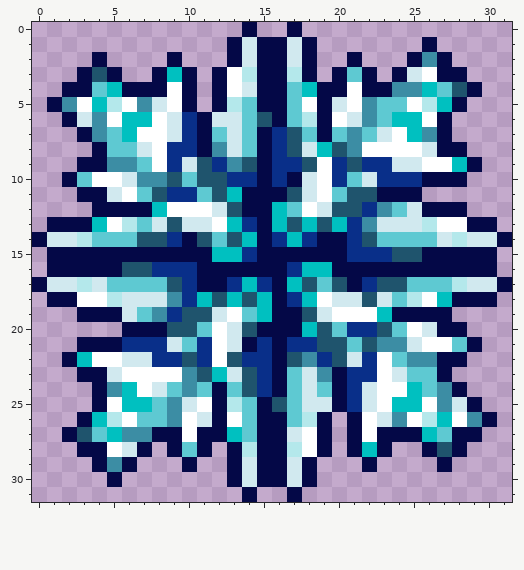
Pixel-art sprite: crawl-ref/source/rltiles/effect/iceblast0.png. The picture above is the old version.
The file is 32x32 pixels.
After the commit:
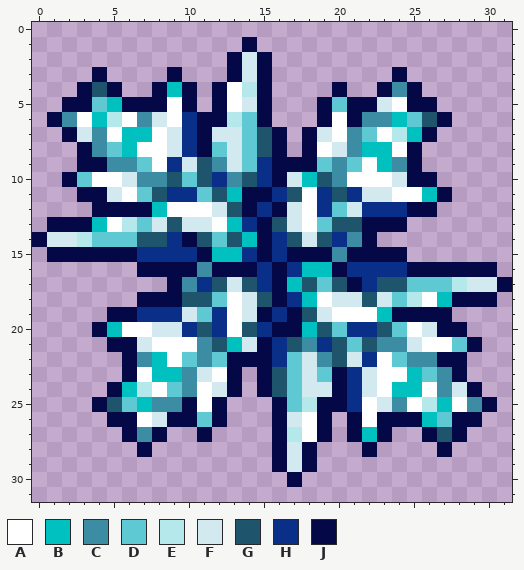
Palette (. is transparent): A #ffffff  B #00c0c0  C #3c8da4  D #5ec9d2  E #b4e8eb  F #d1e9ef  G #1f546d  H #092f89  J #040847
Change:
@@ x 0..31 @@
- 0 ..............J..J..............
- 1 .............JFJJFJ.......J.....
- 2 ....J....J...JFJJFJ..J...JCJ....
- 3 ...JGJ..JBJ.JAEJJEJ.JDJ.JFAJJ...
- 4 ..JJDBJJJAJ.JAFJJDBJJAJJCCBDGJ..
- 5 .JCABEACFAJ.JEDJJDAJFACDDAEBJ...
- 6 ..JFCABBAFHJFFDGJDEJAFCDBBAJ....
- 7 ...JCDBAAFHJDFDJHGDJDCDFABCJ....
- 8 ....JDDFAHHJCFDJHGFBGCAAAAFJJ...
- 9 ...JJCCDAHFGHCGJHHGAHGHHFFAABJ..
-10 ..JDAAFCCGDGGHHJHJFAHDFHHHJJJ...
-11 ...JJFADGHHDGBJJJGFADGGJJJ......
-12 ....JJJJBAAAFGJJBDAFGGHCDFJJJ...
-13 .JJJBAEDFGFFABHJBGBGBHCFFFEAAJJ.
-14 JFFEDDDGGHJGDGBJHBHJJHGDDDDFEFFJ
-15 .JJJJJJJJJJJBBHJJJJJJHHHGGJJJJJ.
-16 .JJJJJGGHHHJJJJJJHBBJJJJJJJJJJJ.
-17 JFFEFDDDDGHJJHBHJBGDGJHGGDDDEFFJ
-18 .JJAAEFFFCHBGBGBJHBAFFGFDEABJJJ.
-19 ...JJJFDCHGGFADBJJGFAAABJJJJ....
-20 ......JJJGGDAFGJJJBGDHHGDAFJJ...
-21 ...JJJHHHFDHAFJHJHHGGDGCCFAADJ..
-22 ..JBAAFFHHGHAGHHJGCHGFHADCCJJ...
-23 ...JJFAAAACGBFGHJDFCJHHAFDDJ....
-24 ....JCBAFDCDJDGHJDFDJHFAABDCJ...
-25 ....JABBDCFAJEDJGDFFJHFABBACFJ..
-26 ...JBEADDCAFJADJJDEJ.JAFCAEBACJ.
-27 ..JGDBCCJJAJJBDJJFAJ.JAJJJBDJJ..
-28 ...JJAFJ.JDJ.JEJJEAJ.JBJ..JGJ...
-29 ....JCJ...J..JFJJFJ...J....J....
-30 .....J.......JFJJFJ.............
-31 ..............J..J..............
+ 0 ................................
+ 1 ..............J.................
+ 2 .............JFJ................
+ 3 ....J....J...JFJ........J.......
+ 4 ...JGJ..JBJ.JAEJ....J..JCJ......
+ 5 ..JJDBJJJAJ.JAFJ...JDJJFAJJ.....
+ 6 .JCABEACFAHJJEDJ...JAJCCBDGJ....
+ 7 ..JFCABBAFHJFFDGJ.JFACDAEBJ.....
+ 8 ...JCDBAAFHJDFDGJ.JAFCBBAJ......
+ 9 ...JJCCDAHFGCFDHJJJDCDABCJ......
+10 ..JDAAFCCGDGHCGHJFBGCAAAFJJ.....
+11 ...JJFADGHHDGBJJHGAHGHFFAABJ....
+12 ....JJJJBAAAFGJHJFAHDFHHHJJ.....
+13 .JJJBAEDFGFFABHJGFADGGJJJ.......
+14 JFFEDDDGGHJGDGBJHGFGHCJ.........
+15 .JJJJJJHHHHJBBHJHJJJCJJJJ.......
+16 .......JJJJCJJJHJHBBJHHHHJJJJJJ.
+17 .........JCHGFGHJBGDGJHGGDDDEFFJ
+18 .......JJJGGDAFGJHBAFFGFDEABJJJ.
+19 .....JJHHHFDHAFJHJGFAAABJJJJ....
+20 ....JBAAFFHGHAGHJJBGDHHGDAFJJ...
+21 .....JJFAAACGBFJHGCHGDGCCFAADJ..
+22 ......JCBADCDJJJHDFCGFHADCCJJ...
+23 ......JABBCFAJ.JGDFDJHFAABDCJ...
+24 .....JBEADCAFJ.JGDFFJHFABBACFJ..
+25 ....JGDBCCJAJ...JDEJJHAFCAEBACJ.
+26 .....JJAFJJDJ...JFAJ.JAJJJBDJJ..
+27 ......JCJ..J....JEAJ.JBJ..JGJ...
+28 .......J........JFJ...J....J....
+29 ................JFJ.............
+30 .................J..............
+31 ................................
Changed places in both pictures, as pixel boxes (x1, y1, x2, y2):
changed: (32, 22, 512, 502)
